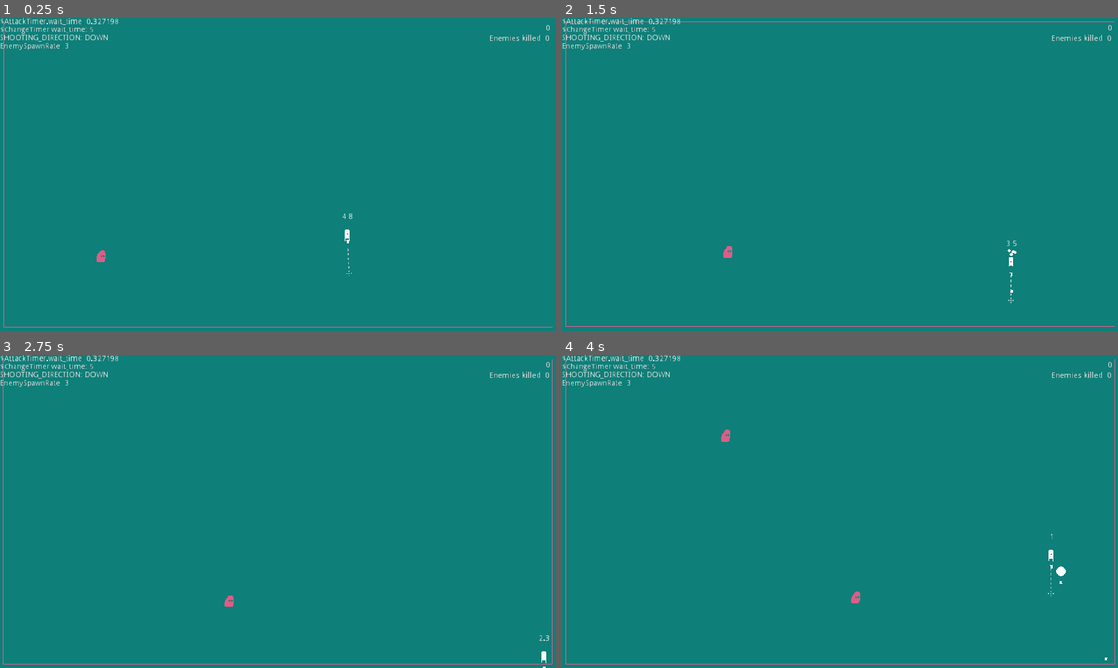
Above: before the commit, frames 1-4 (two rows, left to right).
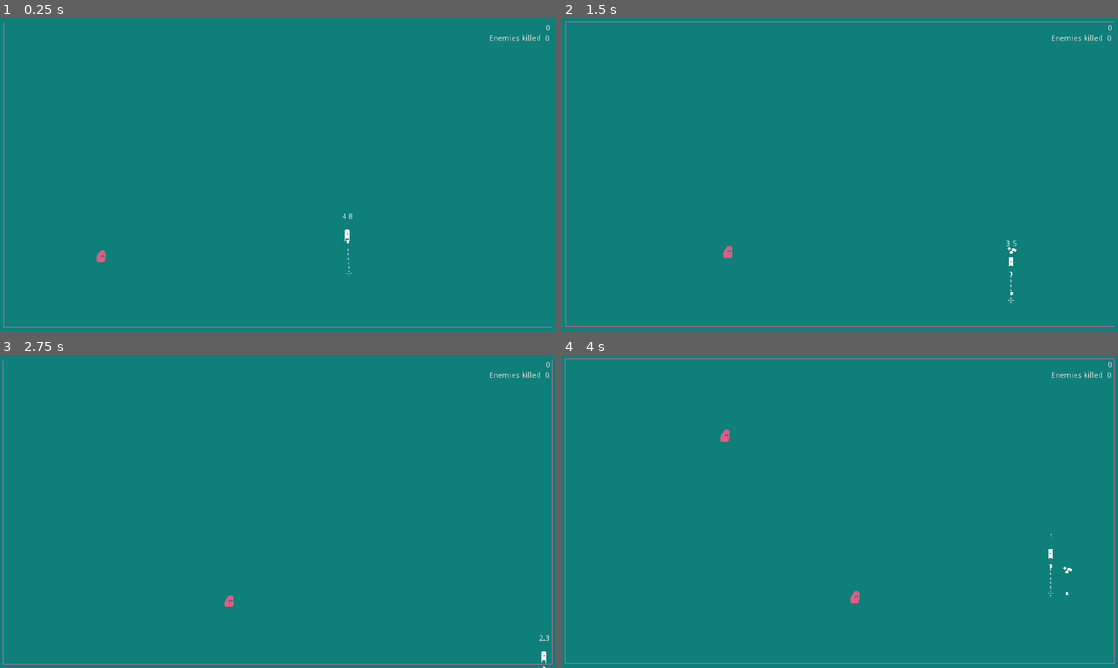
Above: after the commit, the same moments.

Repository: skarnl/gmtk-game-jam
Game: Godot game, scene res://screens/splash.tscn
Same seed, same stepped clock (60 frames per second), same inputs: the game is played once before the commit and once after it.
Inputs:
- Up to frame 1 (0.25 s): no input
- Up to frame 2 (1.5 s): tap Enter at 0.5 s; hold Right (ui_right) 0.53-1.28 s; hold Down (ui_down) from 1.28 s (still down)
- Up to frame 3 (2.75 s): release Down (ui_down) at 2.03 s; hold Right (ui_right) from 2.03 s (still down)
- Up to frame 4 (4 s): release Right (ui_right) at 2.78 s; hold Up (ui_up) 2.78-3.53 s; hold Left (ui_left) from 3.53 s (still down)

The runs differ from the first frame. In frame 1, 0.6% of the frame differs, in the area x 0-22%, y 0-11%; in frame 2, 0.6%; in frame 3, 0.6%; in frame 4, 1.8%, in the area x 0-100%, y 0-99%.
Error after the commit: Attempt to call function 'play' in base 'null instance' on a null instance. (res://entities/player.gd:73)

Commit message:
Clean up Player script

Diff:
--- a/entities/player.gd
+++ b/entities/player.gd
@@ -9,7 +9,7 @@
 const MAX_SPEED = 250
 const FRICTION = 1500
 const MIN_ATTACK_WAIT_TIME = 0.2
-const MAX_ATTACK_WAIT_TIME = 0.4
+const MAX_ATTACK_WAIT_TIME = 0.9
 
 export(String) var weapon_scene_path
 
@@ -48,7 +48,6 @@
 	weapon = weapon_anchor.get_child(0)
 
 	weapon_path = weapon.get_path()
-#	weapon.connect("attack_finished", self, "_on_Weapon_attack_finished")
 
 
 func _on_AttackTimer_timeout():
@@ -62,10 +61,6 @@
 	_randomize()
 
 
-func _update_shooting_indicator():
-#	$WeaponPivot/ShootIndicator.value = ($AttackTimer.wait_time - $AttackTimer.time_left) / $AttackTimer.wait_time * 100
-	pass
-
 func _on_UpdateTimer_timeout():
 	$TimeLabel.text = str(stepify($ChangeTimer.time_left, 0.01))
 #	emit_signal('change_time_changed', $ChangeTimer.time_left)
@@ -75,6 +70,7 @@
 
 	_set_random_shooting_direction()
 	_set_random_attack_time()
+	$ReloadAudioPlayer.play()
 	_debug()
 
 func _physics_process(delta):
@@ -93,7 +89,6 @@
 		velocity = Vector2.ZERO
 
 	move_and_slide(velocity)
-	_update_shooting_indicator()
 
 
 func _set_random_attack_time():
